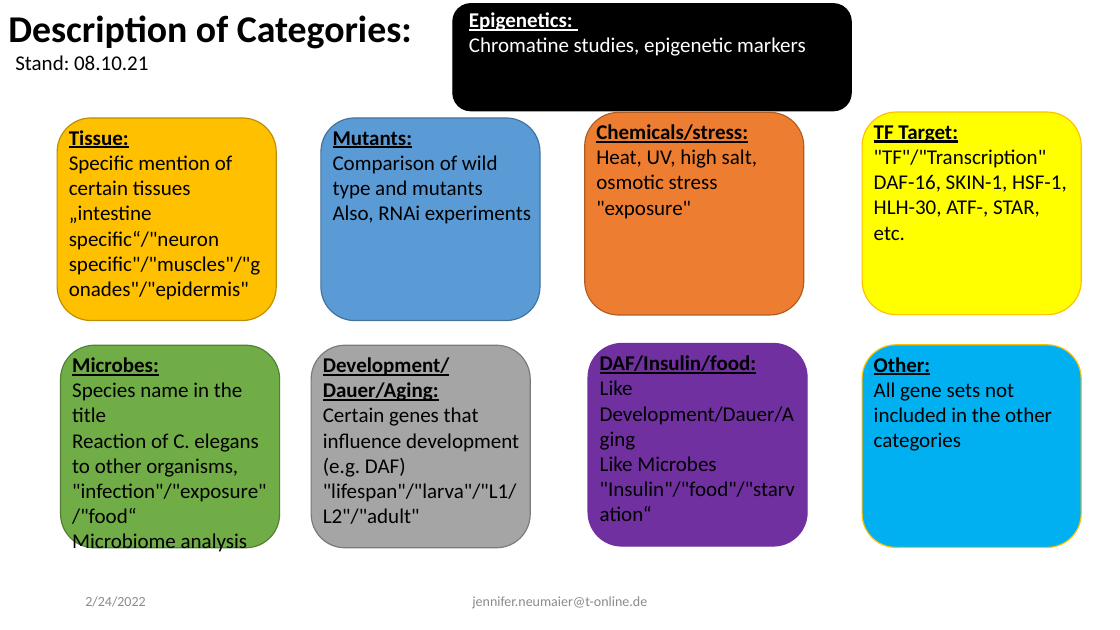
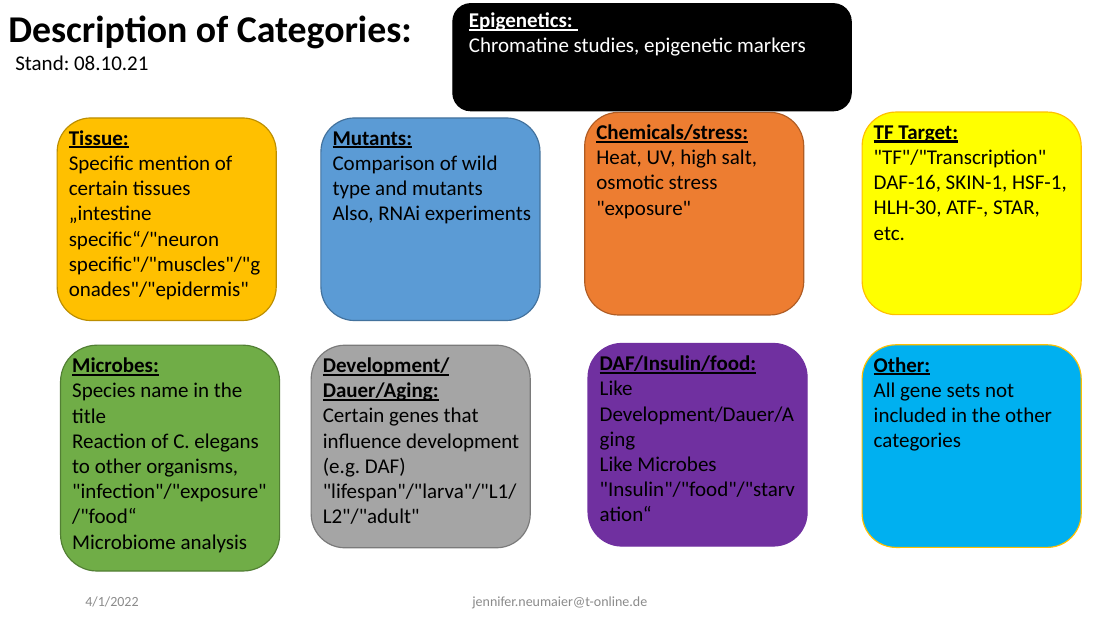
Before and after one commit to evoecogen/WormExp, a slide deck: slide 6 of Documentation/Project_Presentation_210922.pptx. Drawn at 1120x630 pixels with LibreOffice and Linux fonts; fonts in the diff are those of the drawing. Boxes give left, top, right and bottom in pixels: in the first picture for what was removed or moved away, otherwise in the second. Text is boxed around its words. In the diff, an @@ line names an element or a change of style, - is before the commit and + after.

```diff
--- a/Documentation/Project_Presentation_210922.pptx
+++ b/Documentation/Project_Presentation_210922.pptx
@@ rounded rectangle: place and size @@
-rounded rectangle at (60,345,280,548)
+rounded rectangle at (60,345,280,571)
@@ text at (85,596,138,607): text changed @@
-2/24/2022
+4/1/2022
```
Also in this commit, not shown: 30 other slides changed, 16 slides added, 5 other files.
